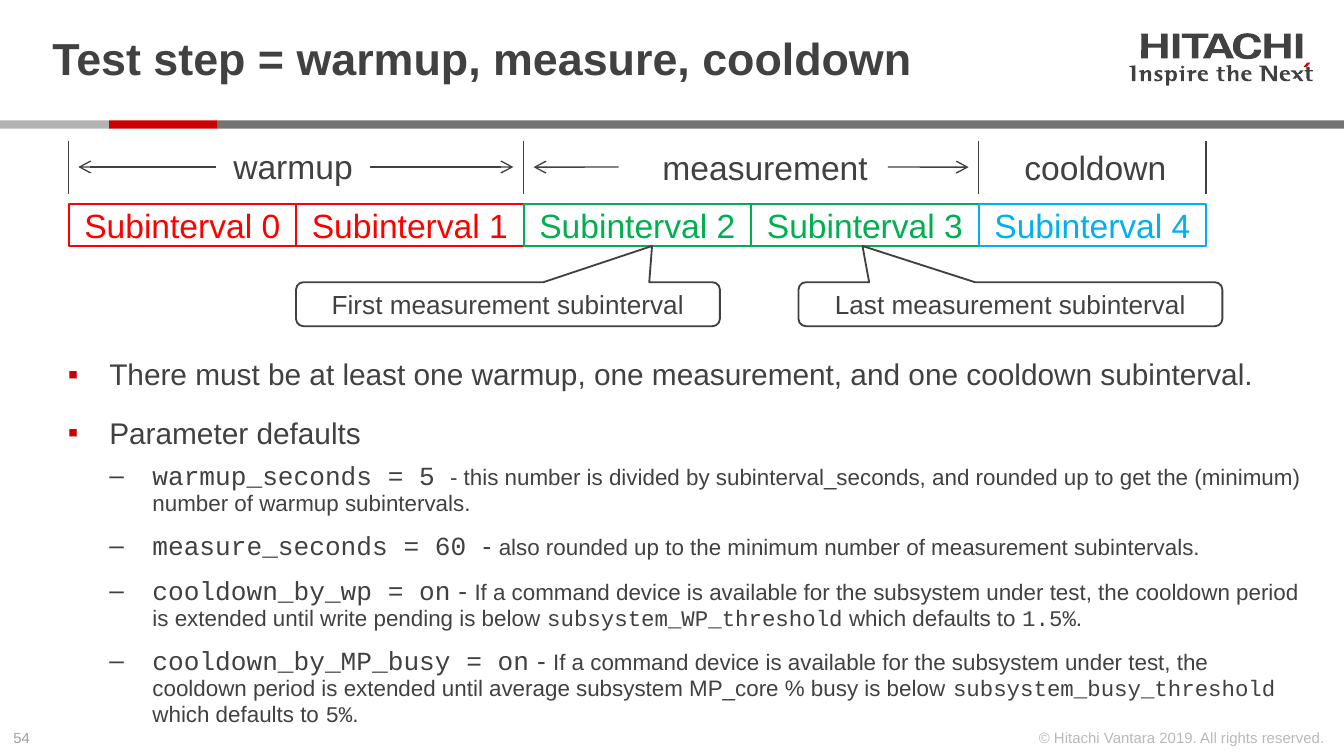
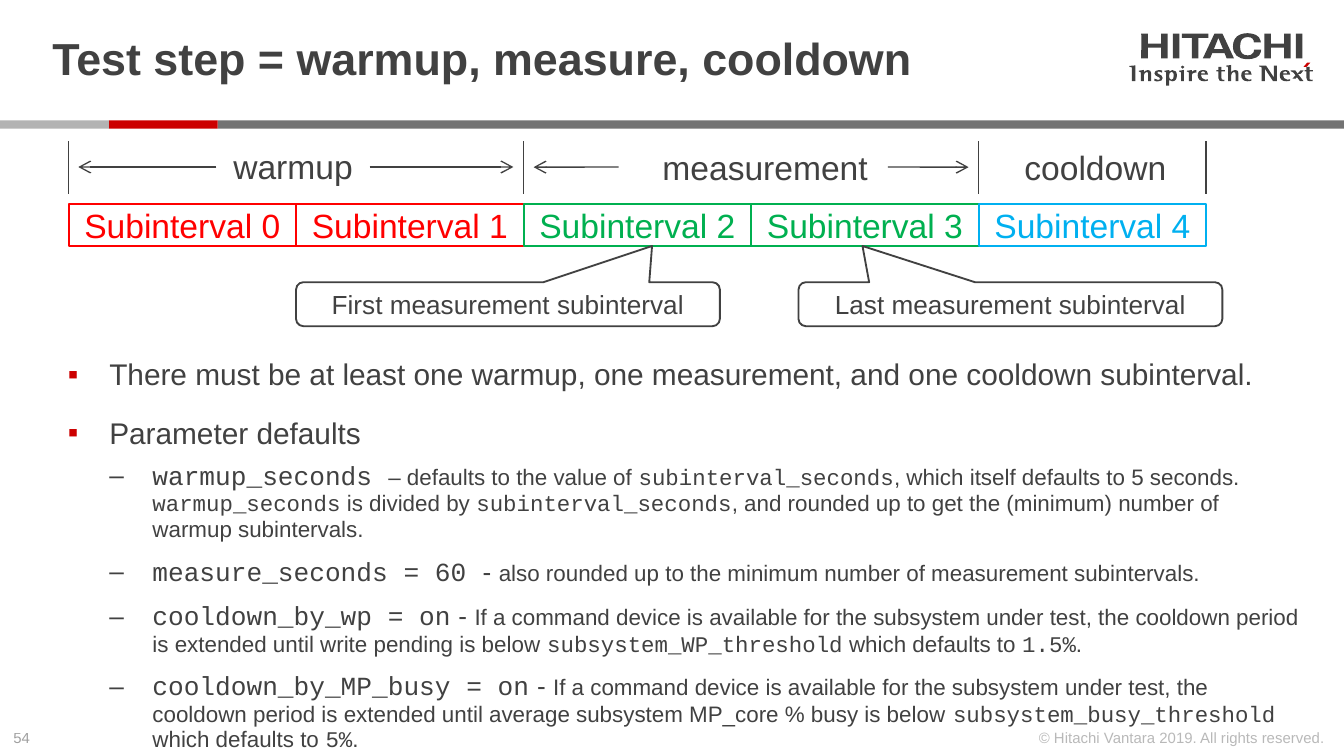
Before and after one commit to Hitachi-Data-Systems/ivy, a slide deck: slide 54 of doc/Programming the ivy engine.pptx. Drawn at 1344x756 pixels with LibreOffice and Linux fonts; fonts in the diff are those of the drawing. Boxes give left, top, right and bottom in pixels: in the first picture for what was removed or moved away, otherwise in the second. Text is boxed around its words. In the diff, an @@ line names an element or a change of style, - is before the commit and + after.

```diff
--- a/doc/Programming the ivy engine.pptx
+++ b/doc/Programming the ivy engine.pptx
@@ text at (x1=152, y1=466, x2=1239, y2=542): text changed @@
-  ‒ warmup_seconds = 5 - this number is divided by subinterval_seconds, and rounded up to get the (minimum) number of warmup subintervals.
+  ‒ warmup_seconds – defaults to the value of subinterval_seconds, which itself defaults to 5 seconds. warmup_seconds is divided by subinterval_seconds, and rounded up to get the (minimum) number of warmup subintervals.
```
Also in this commit, not shown: 6 other slides changed, 6 slides added, 24 other files.
